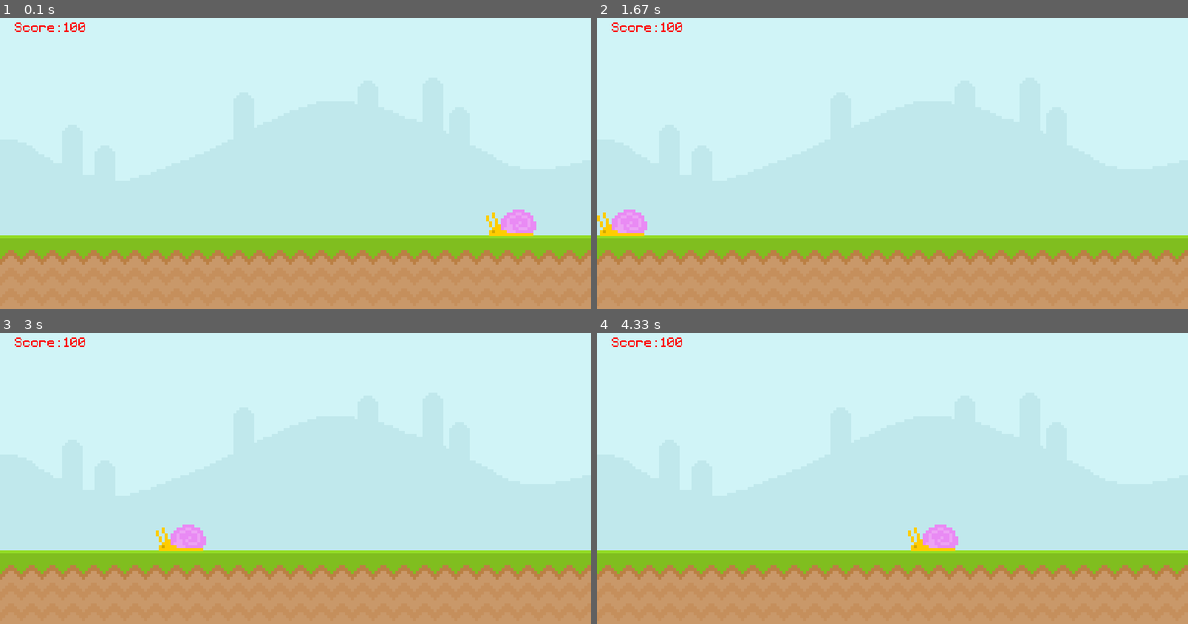
Above: before the commit, frames 1-4 (two rows, left to right).
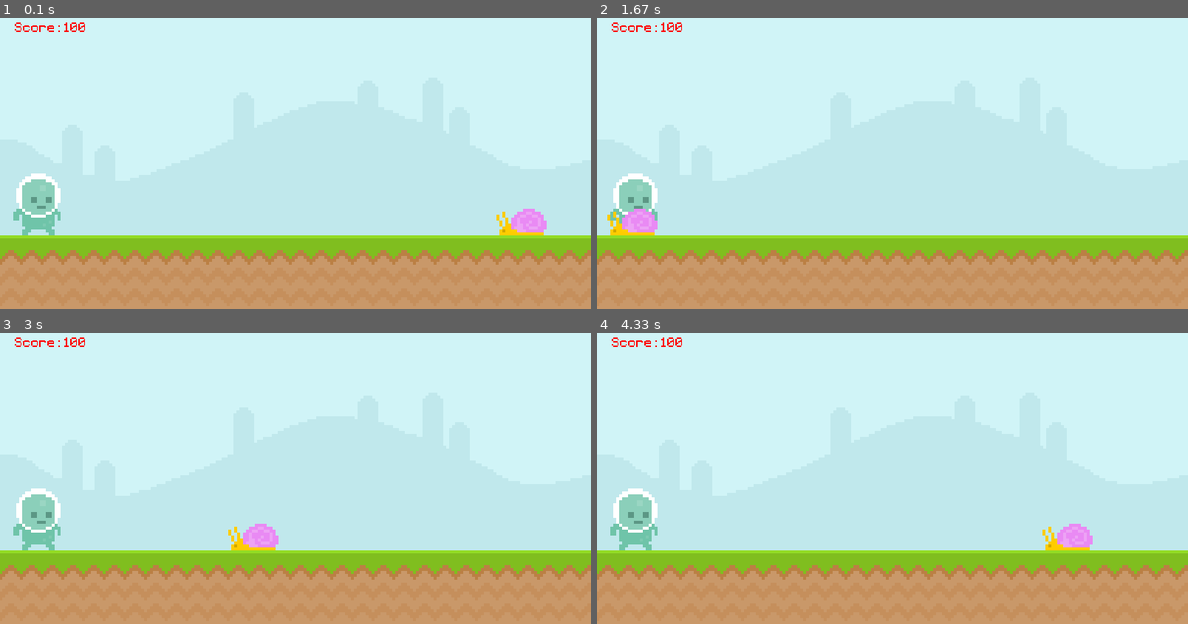
Above: after the commit, the same moments.

Repository: h3nrey/LearnPygame
Game: pygame game, started from init.py
Two runs of this game, one before a commit and one after it. Both use one fixed random seed, a clock stepped at 60 frames per second and the inputs below.
Inputs (mouse positions are in pixels of both pictures, inside the frame that each line leads up to):
- Up to frame 1 (0.1 s): no input
- Up to frame 2 (1.67 s): click (632, 204) at 0.38 s
- Up to frame 3 (3 s): no input
- Up to frame 4 (4.33 s): no input

The runs differ from the first frame. In frame 1, 1.8% of the frame differs, in the area x 2-93%, y 53-75%; in frame 2, 1.4%; in frame 3, 2.4%, in the area x 2-48%, y 53-75%; in frame 4, 2.4%.

Commit message:
adding rectangles and collisions

Diff:
--- a/init.py
+++ b/init.py
@@ -21,8 +21,14 @@
 groundSurface = pygame.image.load("Assets/Graphics/ground.png").convert()
 scoreText = textFont.render('Score: 100', False, "red");
 
-snailSurface = pygame.image.load("Assets/Graphics/snail/snail1.png").convert_alpha()
+playerSurf = pygame.image.load("Assets/Graphics/Player/player_walk_1.png").convert_alpha();
+playerRect = playerSurf.get_rect(midbottom = (50, 300));
+
+snailSurf = pygame.image.load("Assets/Graphics/snail/snail1.png").convert_alpha()
+snailRect = snailSurf.get_rect(midbottom = (750, 300))
 snailPosX = 700
+
+# Game Loop
 while True:
     for event in pygame.event.get():
         if event.type == pygame.QUIT:
@@ -33,10 +39,19 @@
     screen.blit(groundSurface, (0,300));
     screen.blit(scoreText, (20, 10));
 
+    screen.blit(playerSurf, playerRect);
+
     snailSpeed = 7;
-    snailPosX -= snailSpeed;
-    if (snailPosX <= -20): snailPosX = 750;
-    screen.blit(snailSurface, (snailPosX, 265));
+    snailRect.left -= snailSpeed;
+    if (snailRect.left <= -100): snailRect.left = 750;
+    screen.blit(snailSurf, snailRect);
+
+    # if(playerRect.colliderect(snailRect)):
+    #     print("player touched snail")
+
+    mousePos = pygame.mouse.get_pos();
+    if(playerRect.collidepoint(mousePos)):
+        print("mouse hovering player")
 
     # Draw all elements
     pygame.display.update();
